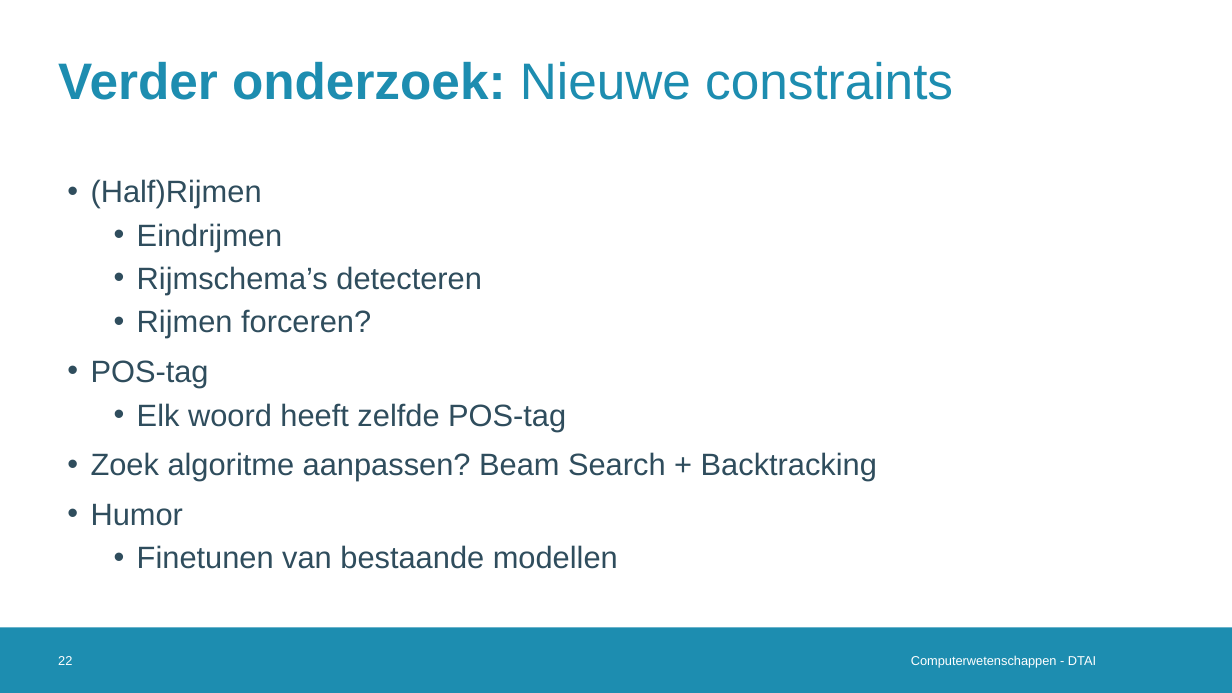
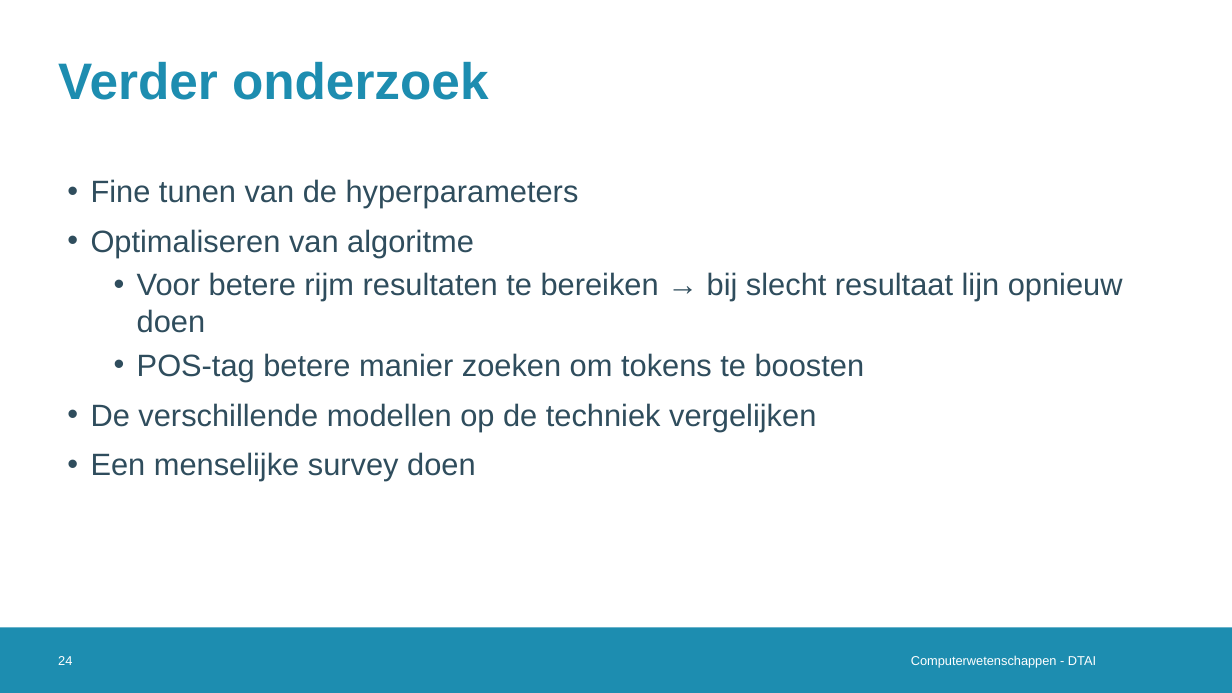
Before and after one commit to Alintermans/Thesis, a slide deck: slide 24 of Presentations/Third Intermediate Presentation/Presentation.pptx (slide 22 before the commit). Drawn at 1232x693 pixels with LibreOffice and Linux fonts; fonts in the diff are those of the drawing; background and template pictures are left out. Boxes give left, top, right and bottom in pixels: in the first picture for what was removed or moved away, otherwise in the second. Text is boxed around its words. In the diff, an @@ line names an element or a change of style, - is before the commit and + after.

```diff
--- a/Presentations/Third Intermediate Presentation/Presentation.pptx
+++ b/Presentations/Third Intermediate Presentation/Presentation.pptx
@@ title at [58, 61, 488, 100]: text changed; bold on @@
-Verder onderzoek: Nieuwe constraints
+Verder onderzoek
@@ text at [91, 179, 1123, 481]: text changed @@
-• (Half)Rijmen
-  • Eindrijmen
-  • Rijmschema’s detecteren
-  • Rijmen forceren?
-• POS-tag
-  • Elk woord heeft zelfde POS-tag
-• Zoek algoritme aanpassen? Beam Search + Backtracking
-• Humor
-  • Finetunen van bestaande modellen
+• Fine tunen van de hyperparameters
+• Optimaliseren van algoritme
+  • Voor betere rijm resultaten te bereiken → bij slecht resultaat lijn opnieuw doen
+  • POS-tag betere manier zoeken om tokens te boosten
+• De verschillende modellen op de techniek vergelijken
+• Een menselijke survey doen
@@ page number at [58, 656, 72, 665]: text changed @@
-22
+24
```
Also in this commit, not shown: 1 other slide changed, 2 slides added.
